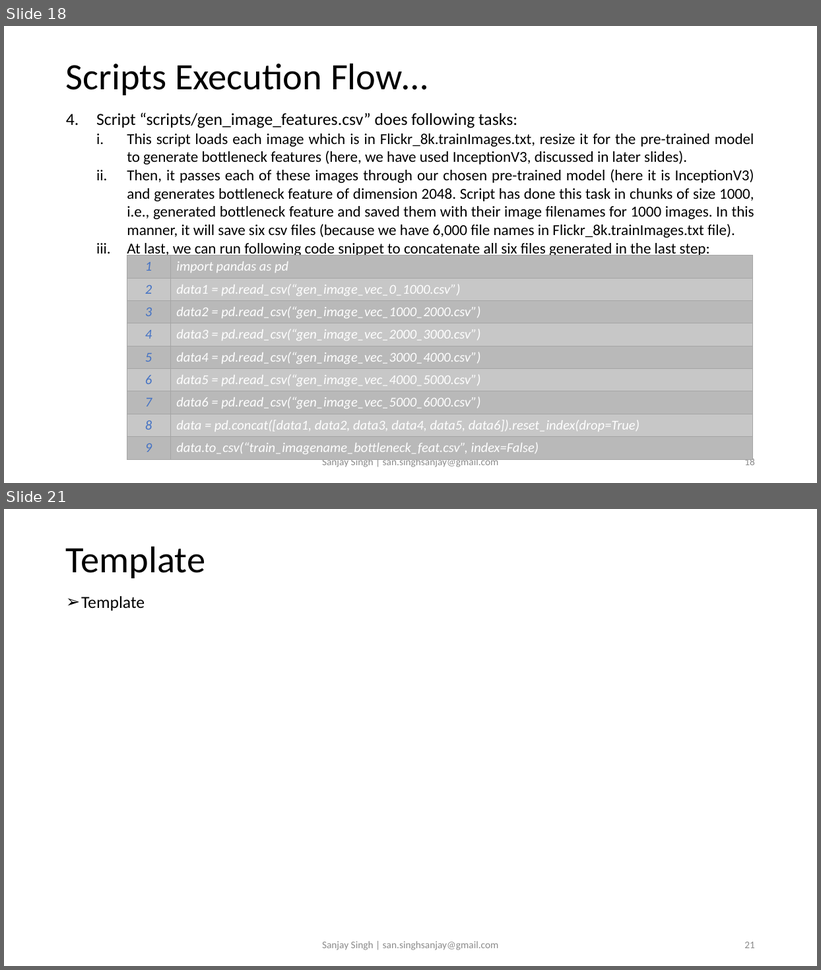
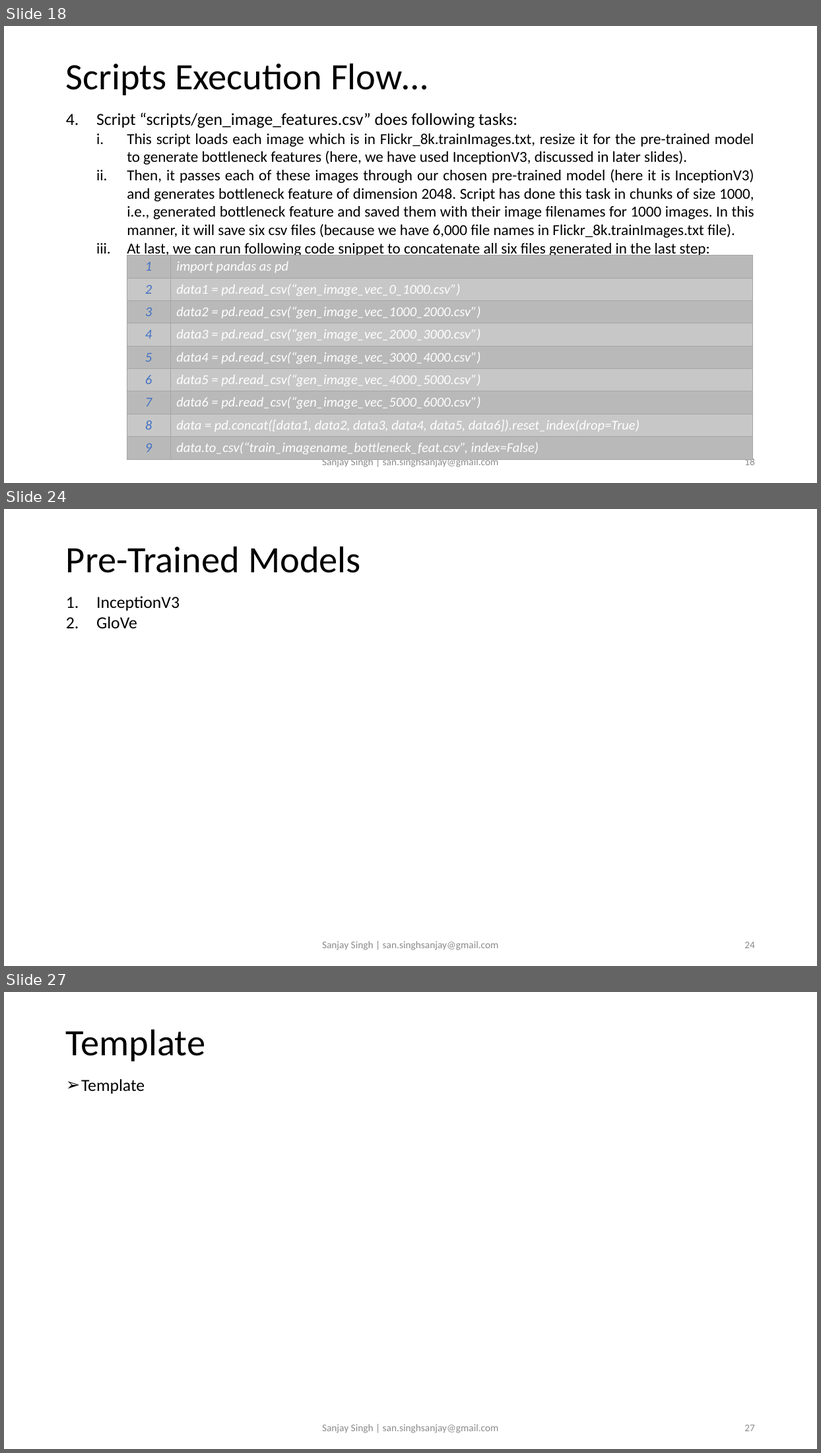
Before and after one commit to sansinghsanjay/Flickr8k_ImageCaptioning, a slide deck: readme.pptx. Shown one above the other, each under a label of ours: slides 18 and 21 before the commit, slides 18, 24 and 27 after it; the slides between them are not shown. The pictures are 821x970 and 821x1453 pixels, drawn with LibreOffice and Linux fonts; fonts in the diff are those of the drawing. Boxes give left, top, right and bottom in pixels: in the first picture for what was removed or moved away, otherwise in the second. Text is boxed around its words. In the diff, an @@ line names an element or a change of style, - is before the commit and + after.

```diff
--- a/readme.pptx
+++ b/readme.pptx
@@ slide 24 added at [4, 509, 817, 966], background #FFFFFF @@
@@ title added at [66, 546, 361, 573], 44 pt, text #000000 @@
+Pre-Trained Models
@@ text added at [96, 596, 180, 628], 20 pt, text #000000 @@
+1. InceptionV3
+2. GloVe
@@ text added at [322, 941, 499, 951], 12 pt, text #8C8C8C @@
+Sanjay Singh | san.singhsanjay@gmail.com
@@ page number added at [745, 942, 755, 949], 12 pt, text #8C8C8C @@
+24
@@ what was slide 21 is now slide 27 @@
@@ page number at [745, 1425, 755, 1432]: text changed @@
-21
+27
```
Also in this commit, not shown: 3 slides changed, 5 other slides added, 1 other file.
